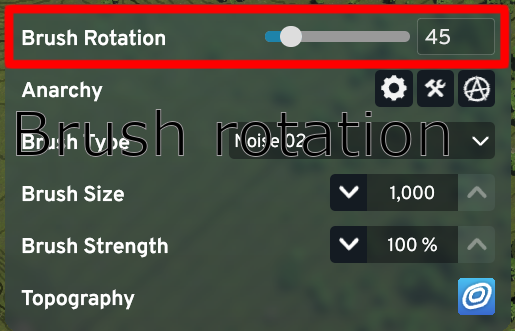
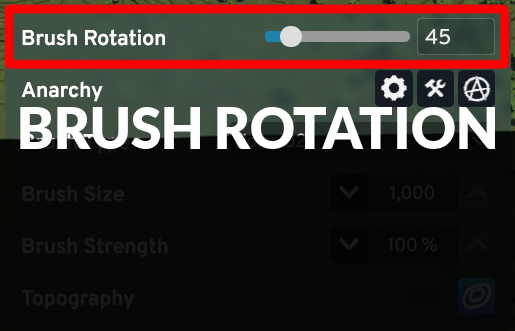
Comparing the layer stacks of the two 515px x 331px images. Changes:
renamed "Brush rotation" to "BRUSH ROTATION", painted on it over [16, 107, 495, 157]
added layer "Calque" above "BrushRotationUI.png" over [0, 130, 515, 331]
